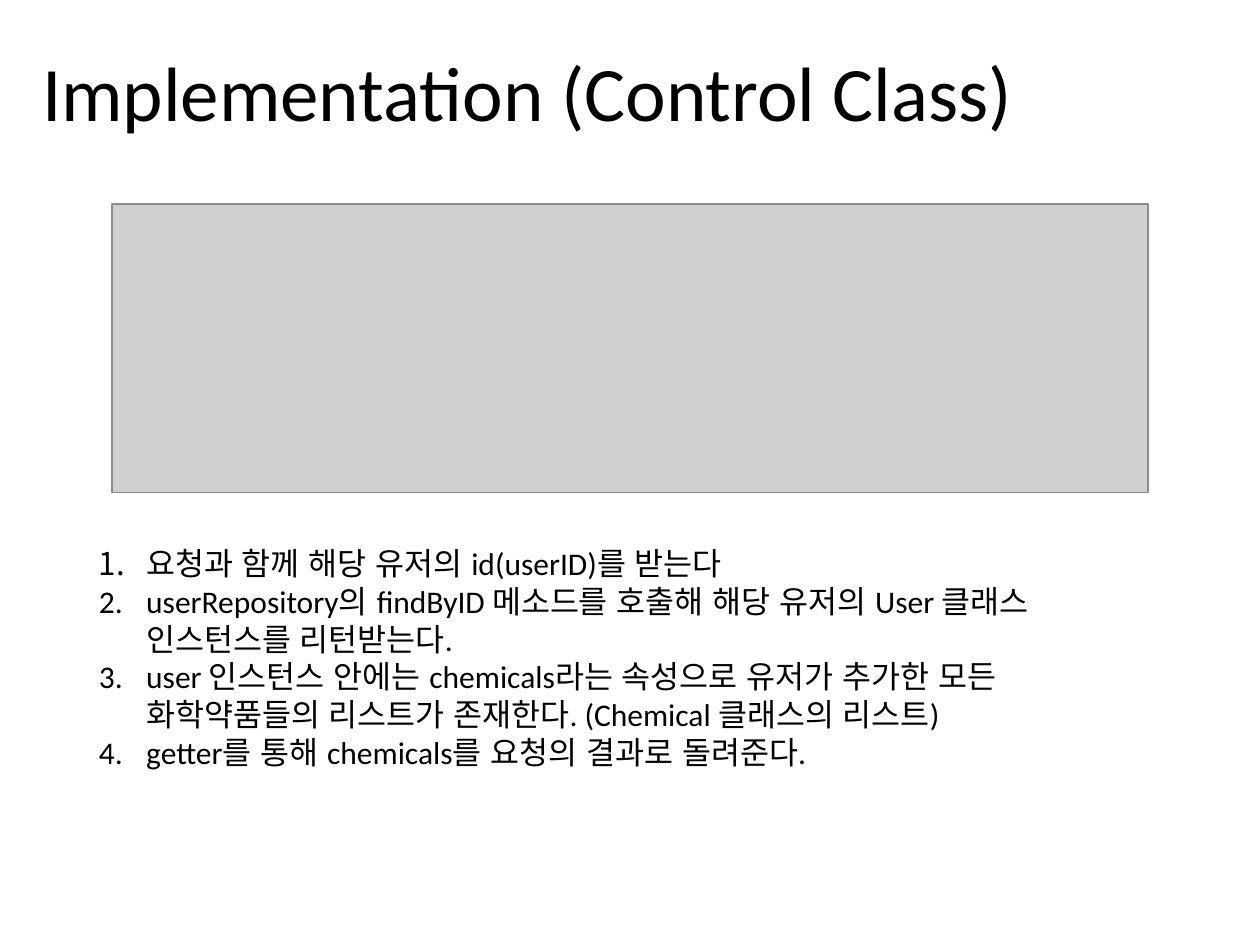
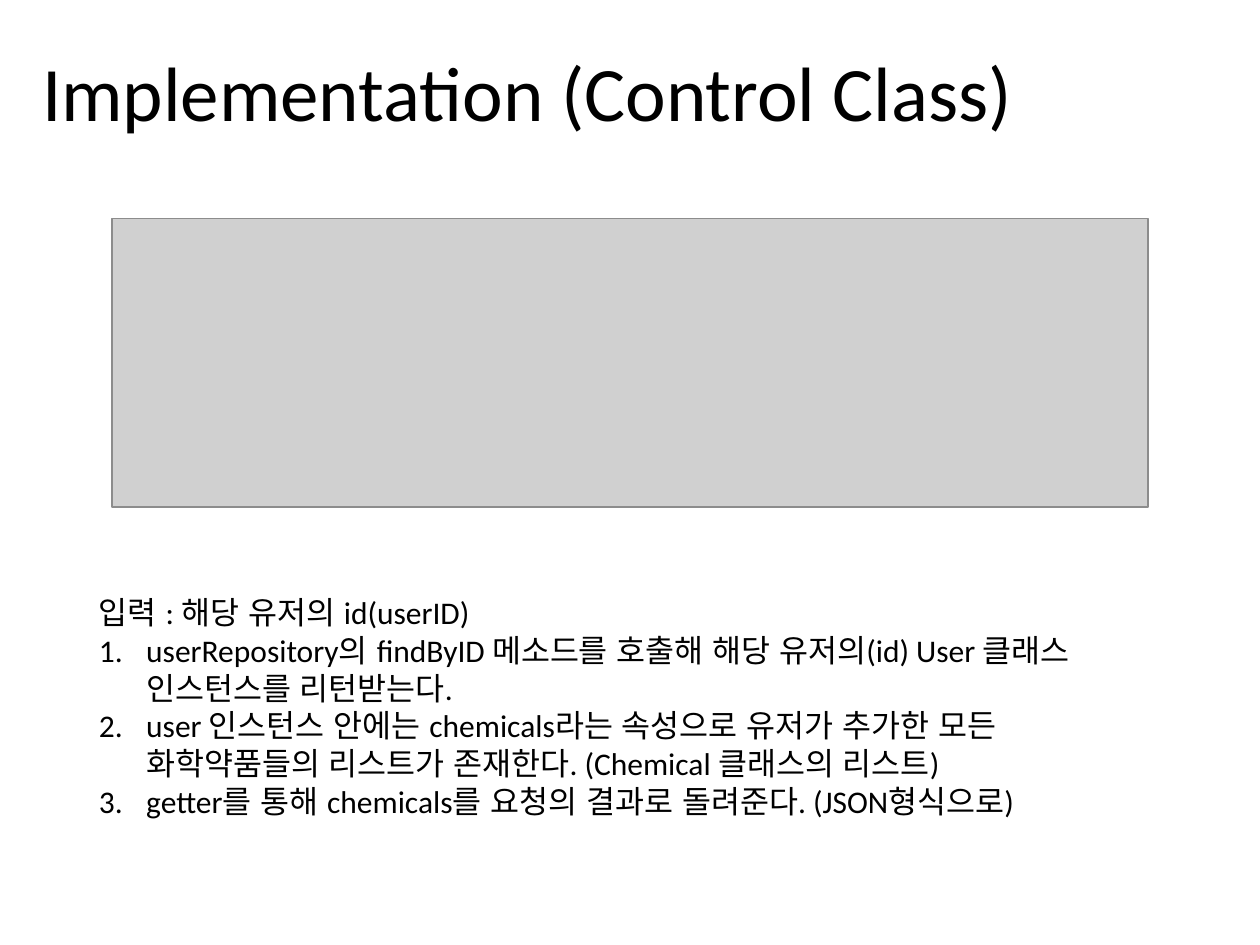
Before and after one commit to jisukim97/ChemicalManagementApplication, a slide deck: slide 10 of Document/2_Software Architect Documentation/Software Architecture Documentation 1.0.pptx (slide 7 before the commit). Drawn at 1260x945 pixels with LibreOffice and Linux fonts; fonts in the diff are those of the drawing; grey boxes stand for pictures. Boxes give left, top, right and bottom in pixels: in the first picture for what was removed or moved away, otherwise in the second. Text is boxed around its words. In the diff, an @@ line names an element or a change of style, - is before the commit and + after.

```diff
--- a/Document/2_Software Architect Documentation/Software Architecture Documentation 1.0.pptx
+++ b/Document/2_Software Architect Documentation/Software Architecture Documentation 1.0.pptx
@@ picture: place and size @@
-picture at (112, 204, 1148, 493)
+picture at (112, 218, 1148, 507)
@@ text "입력 : 해당 유저의 id(userID)": place and size @@
-text "입력 : 해당 유저의 id(userID)" at (146, 548, 1028, 770)
+text "입력 : 해당 유저의 id(userID)" at (99, 598, 1070, 819)
@@ text at (99, 598, 1070, 703): text changed @@
-1. 요청과 함께 해당 유저의 id(userID)를 받는다
-2. userRepository의 findByID 메소드를 호출해 해당 유저의 User 클래스 인스턴스를 리턴받는다.
+입력 : 해당 유저의 id(userID)
+1. userRepository의 findByID 메소드를 호출해 해당 유저의(id) User 클래스 인스턴스를 리턴받는다.
@@ text at (146, 786, 1014, 819): text changed @@
-4. getter를 통해 chemicals를 요청의 결과로 돌려준다.
+3. getter를 통해 chemicals를 요청의 결과로 돌려준다. (JSON형식으로)
```
Also in this commit, not shown: 4 other slides changed, 4 slides added, 1 slide removed, 4 other files.
